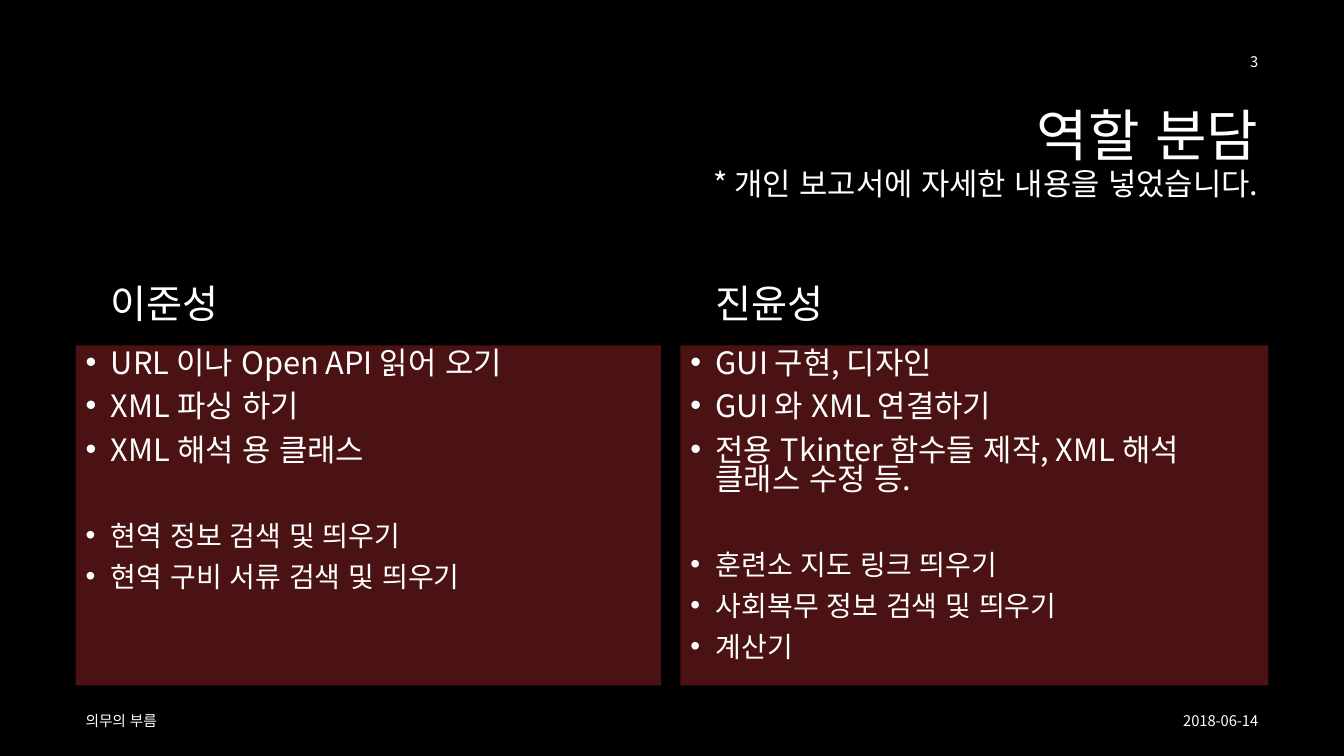
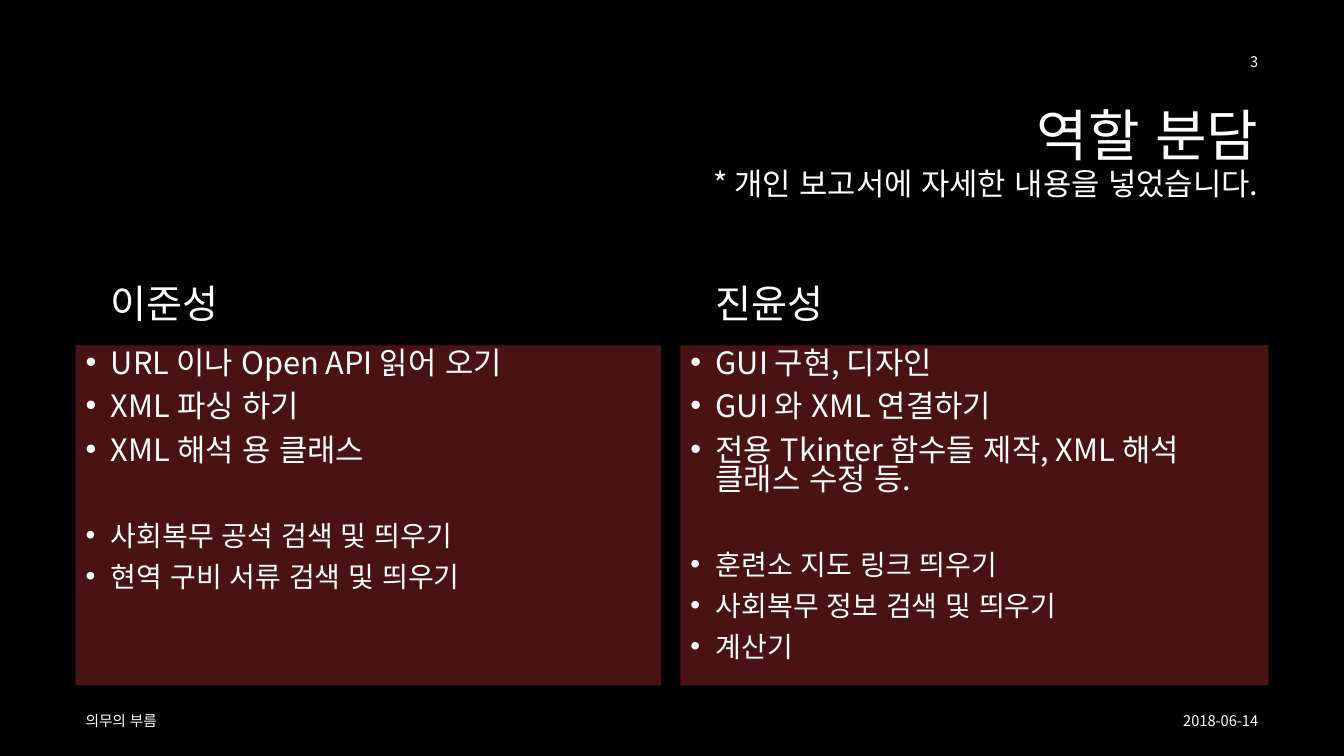
Before and after one commit to iconstudio/2018-ScriptingProject, a slide deck: slide 3 of [스크립트 언어]7조 최종 발표 - 2016180042, 2015182031.pptx. Drawn at 1344x756 pixels with LibreOffice and Linux fonts; fonts in the diff are those of the drawing; background and template pictures are left out. Boxes give left, top, right and bottom in pixels: in the first picture for what was removed or moved away, otherwise in the second. Text is boxed around its words. In the diff, an @@ line names an element or a change of style, - is before the commit and + after.

```diff
--- a/[스크립트 언어]7조 최종 발표 - 2016180042, 2015182031.pptx
+++ b/[스크립트 언어]7조 최종 발표 - 2016180042, 2015182031.pptx
@@ text at <box>111,523,451,549</box>: text changed @@
-• 현역 정보 검색 및 띄우기
+• 사회복무 공석 검색 및 띄우기
```
Also in this commit, not shown: 1 other slide changed, 2 other files.
